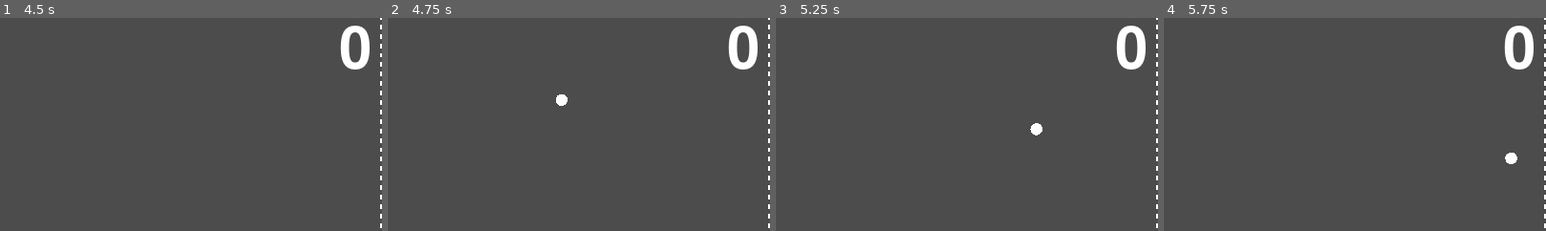
Above: before the commit, frames 1-4 (left to right).
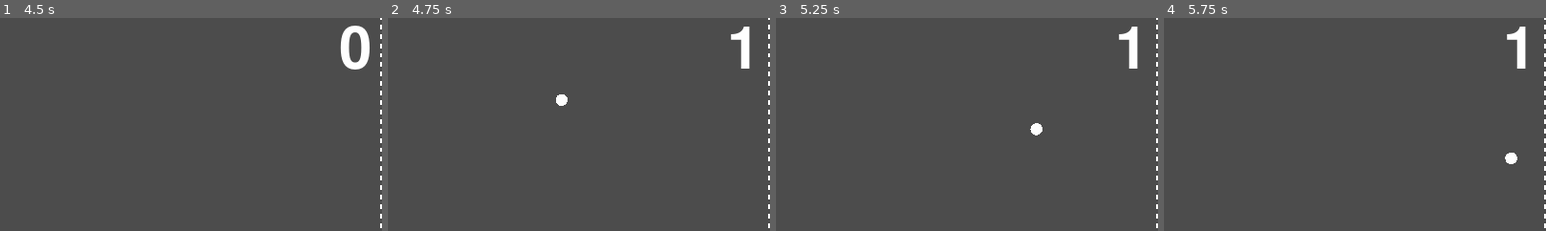
Above: after the commit, the same moments.

Repository: rondao/p01_pong
Game: Godot game, scene res://game.tscn
Same seed, same stepped clock (60 frames per second), same inputs: the game is played once before the commit and once after it.
Inputs:
- Up to frame 1 (4.5 s): tap Enter at 0.5 s; hold W (player_01_up) 0.53-1.28 s; hold S (player_01_down) 1.28-2.03 s; hold W (player_01_up) 2.03-3.53 s; hold S (player_01_down) from 3.53 s (still down)
- Up to frame 2 (4.75 s): keep holding S (player_01_down)
- Up to frame 3 (5.25 s): keep holding S (player_01_down)
- Up to frame 4 (5.75 s): keep holding S (player_01_down)
The pictures show only the part of the screen within x 0-50%, y 2-52%; the shares and areas given below are measured in that part.

Frame 1 is identical in both runs. In frame 2, 1.1% of the frame differs, in the area x 89-97%, y 3-25%; in frame 3, 1.1%; in frame 4, 1.1%.

Commit message:
Increase score upon goal
Signed-off-by: Rafael Rondao <rafael.rondao@gmail.com>

Diff:
--- a/ball.gd
+++ b/ball.gd
@@ -1,6 +1,7 @@
 extends KinematicBody2D
 
-signal scored(player)
+signal right_scored()
+signal left_scored()
 
 export(float) var radius
 export(float) var bounceAccel
@@ -25,10 +26,10 @@
 			_velocity *= bounceAccel
 		elif collision.collider.name == "LeftGoal":
 			_reset(Vector2.LEFT)
-			emit_signal("scored", 2)
+			emit_signal("right_scored")
 		elif collision.collider.name == "RightGoal":
 			_reset(Vector2.RIGHT)
-			emit_signal("scored", 1)
+			emit_signal("left_scored")
 
 func _reset(side: Vector2):
 	position = Vector2(OS.window_size.x / 2, OS.window_size.y / 2);
--- a/game.tscn
+++ b/game.tscn
@@ -1,10 +1,11 @@
-[gd_scene load_steps=8 format=2]
+[gd_scene load_steps=9 format=2]
 
 [ext_resource path="res://paddle.tscn" type="PackedScene" id=1]
 [ext_resource path="res://walls.tscn" type="PackedScene" id=2]
 [ext_resource path="res://ball.tscn" type="PackedScene" id=3]
 [ext_resource path="res://net_line.gd" type="Script" id=4]
 [ext_resource path="res://FreeSansBold.otf" type="DynamicFontData" id=5]
+[ext_resource path="res://score.gd" type="Script" id=6]
 
 [sub_resource type="RectangleShape2D" id=1]
 extents = Vector2( 10, 540 )
@@ -71,6 +72,7 @@
 text = "0"
 align = 1
 valign = 1
+script = ExtResource( 6 )
 __meta__ = {
 "_edit_use_anchors_": false
 }
@@ -83,6 +85,9 @@
 text = "0"
 align = 1
 valign = 1
+script = ExtResource( 6 )
 __meta__ = {
 "_edit_use_anchors_": false
 }
+[connection signal="left_scored" from="Ball" to="Score/HBoxContainer/LeftScore" method="_on_Ball_left_scored"]
+[connection signal="right_scored" from="Ball" to="Score/HBoxContainer/RightScore" method="_on_Ball_right_scored"]
--- /dev/null
+++ b/score.gd
@@ -0,0 +1,13 @@
+extends Label
+
+
+func _increase_score():
+	text = str(int(text) + 1)
+
+
+func _on_Ball_left_scored():
+	_increase_score()
+
+
+func _on_Ball_right_scored():
+	_increase_score()
